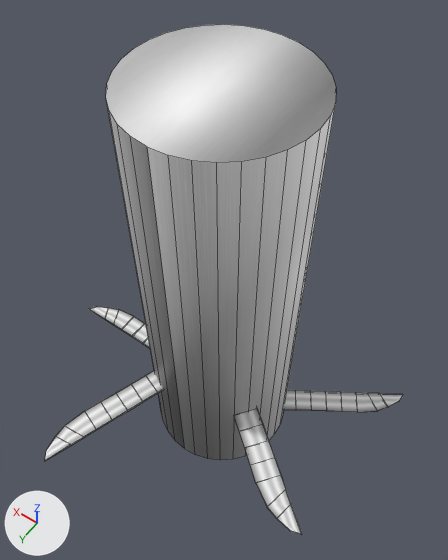
The FBX model Assets/Tuan/Models/CircleTrap.fbx: old version first, new version second.
Before and after are seen from a 50 mm lens placed at (-0.92, 1.31, 3.11), pointed at (-0.01, 0.03, 1.09). Arrows for +X, +Y and +Z are at lower left; the lights stay in place. Mesh edges are drawn as thin lines. Where no turn or scale is listed for an object, it has been applied to the vertices.
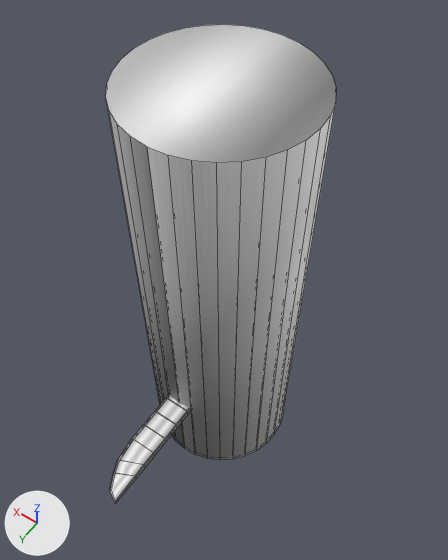
What differs and where, as boxes [x1, y1, x2, y2] in the pictures (448 x 560 px):
'Plane.001', reshaped
    before: [45, 371, 164, 461]
    after: [110, 395, 190, 503]
'Plane.002', deleted
    before: [234, 408, 302, 534]
'Plane.003', deleted
    before: [283, 390, 403, 412]
'Plane', deleted
    before: [89, 306, 150, 348]

Edits to the bpy script that builds the scene:
```text
Change me_plane_004:
    used by ob_plane_001; location = (0.0, 0.0, 0.0)
    remove me_plane_004.from_pydata(...)  # 36 vertices, 34 faces; spans x 0.093..0.356, y 0.263..0.914, z 0.511..0.525
    add me_plane_004.from_pydata(...)  # 72 vertices, 68 faces; spans x -0.059..0.07, y 0.211..0.875, z 0.508..0.537
    me_plane_004 part 1: the whole mesh is rebuilt
Remove ob_plane:
    ob_plane = bpy.data.objects.new('Plane', me_plane)
    ob_plane.location = (0.0, 0.0, 0.0)
Remove ob_plane_002:
    ob_plane_002 = bpy.data.objects.new('Plane.002', me_plane_005)
    ob_plane_002.location = (0.0, 0.0, 0.0)
Remove ob_plane_003:
    ob_plane_003 = bpy.data.objects.new('Plane.003', me_plane_006)
    ob_plane_003.location = (0.0, 0.0, 0.0)
```
